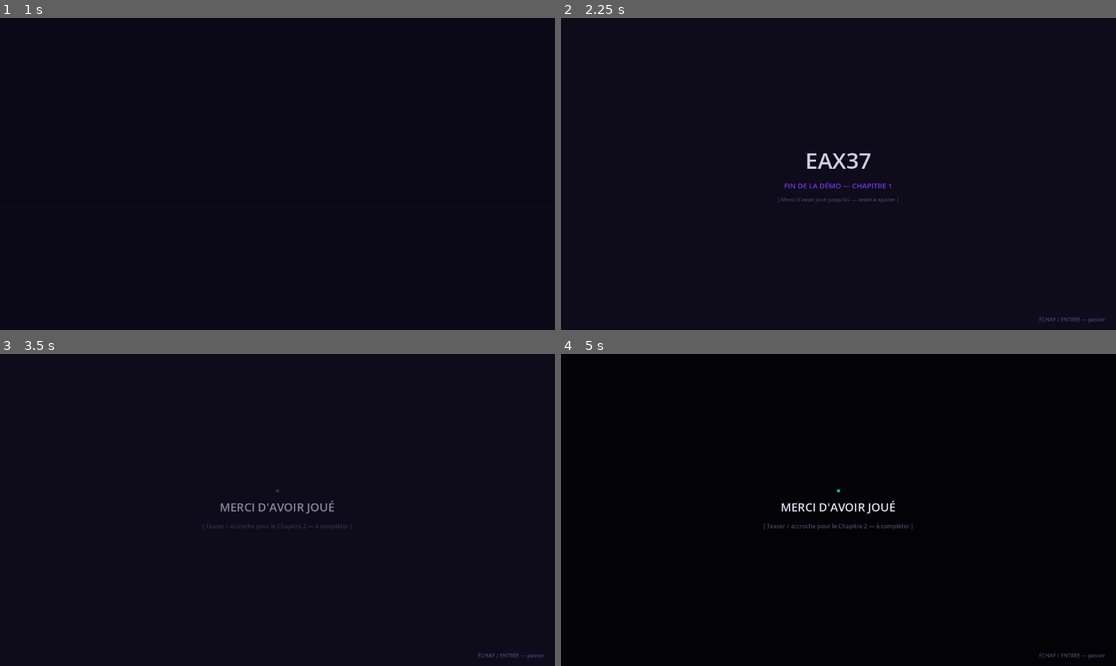
Above: before the commit, frames 1-4 (two rows, left to right).
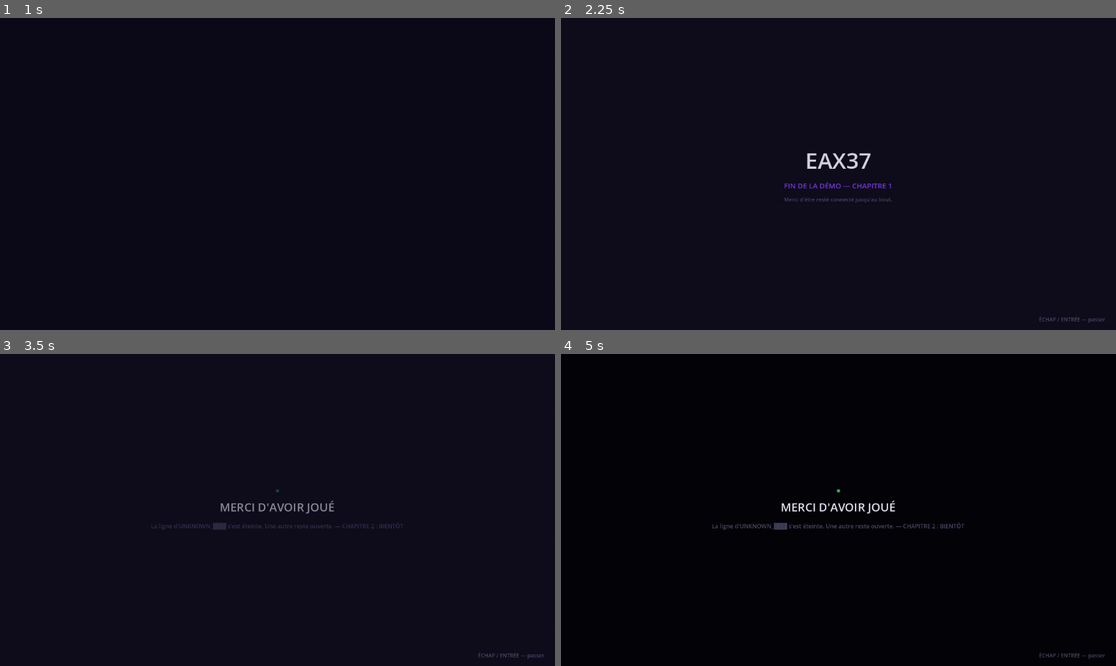
Above: after the commit, the same moments.

Repository: Nuzzload/eax37
Game: Godot game, scene res://cutscenes/credits.tscn
Two runs of this game, one before a commit and one after it. Both use one fixed random seed, a clock stepped at 60 frames per second and the inputs below. This scene is started directly instead of the project's main scene.
Inputs (mouse positions are in pixels of both pictures, inside the frame that each line leads up to):
- Up to frame 1 (1 s): tap Enter at 0.5, 0.6 s; move the mouse to (399, 158) at 0.52 s; hold Up from 0.53 s (still down); click (399, 158) at 0.67 s; tap Space at 0.77 s
- Up to frame 2 (2.25 s): release Up at 1.25 s; tap Space at 1.25 s; drag from (727, 189) to (810, 236) at 1.27 s; move the mouse to (894, 105) at 2.02 s; hold Up from 2.03 s (still down); tap L at 2.1 s
- Up to frame 3 (3.5 s): release Up at 2.75 s; drag from (249, 572) to (111, 463) at 2.77 s
- Up to frame 4 (5 s): move the mouse to (1005, 556) at 3.52 s; hold A 3.53-4.25 s; tap E at 3.6 s; tap Space at 3.77 s; tap Enter at 4.25 s; drag from (672, 463) to (755, 432) at 4.27 s

Frame 1 is identical in both runs. In frame 2, 0.1% of the frame differs, in the area x 39-61%, y 57-60%; in frame 3, 0.2%; in frame 4, 0.4%, in the area x 27-73%, y 53-57%.

Commit message:
feat(credits): finalise le générique de fin (équipe, encadrant, remerciements)

Diff:
--- a/cutscenes/credits.gd
+++ b/cutscenes/credits.gd
@@ -1,9 +1,6 @@
 # credits.gd
 # Attache à cutscenes/credits.tscn
 # Écran de fin de démo — générique de fin façon "EAX-OS" qui se déconnecte.
-#
-# ─── CONTENU À PERSONNALISER ─────────────────────────────────────────────────
-# Remplace les valeurs entre [ crochets ] ci-dessous et dans CREDITS_BLOCKS.
 extends Control
 
 const NEXT_SCENE := "res://ui/main_menu/MainMenu.tscn"
@@ -21,10 +18,10 @@
 # ── TEXTES — PLACEHOLDERS À REMPLIR ───────────────────────────────────────────
 const GAME_TITLE    := "EAX37"
 const END_HEADLINE  := "FIN DE LA DÉMO — CHAPITRE 1"
-const HEADLINE_SUB  := "[ Merci d'avoir joué jusqu'ici. — texte à ajuster ]"
+const HEADLINE_SUB  := "Merci d'être resté connecté jusqu'au bout."
 
 const FINAL_LINE  := "MERCI D'AVOIR JOUÉ"
-const TEASER_LINE := "[ Teaser / accroche pour le Chapitre 2 — à compléter ]"
+const TEASER_LINE := "La ligne d'UNKNOWN_▓▓▓ s'est éteinte. Une autre reste ouverte. — CHAPITRE 2 : BIENTÔT"
 
 # Générique défilant. Types disponibles :
 #   "section" — petit intitulé en majuscules, couleur accent
@@ -32,21 +29,24 @@
 #   "spacer"  — espace vertical, "h" = hauteur en px
 const CREDITS_BLOCKS := [
 	{"type": "spacer",  "h": 40},
-	{"type": "section", "text": "UN JEU DE"},
-	{"type": "name",    "text": "[ Prénom Nom ]", "big": true},
+	{"type": "section", "text": "UN PROJET DE L'ÉQUIPE"},
+	{"type": "name",    "text": "EAX37", "big": true},
 	{"type": "spacer",  "h": 70},
 
 	{"type": "section", "text": "DÉVELOPPEMENT & GAME DESIGN"},
-	{"type": "name",    "text": "[ Prénom Nom ]"},
+	{"type": "name",    "text": "Sakina Davoust — Terminal, narration & systèmes de jeu"},
+	{"type": "name",    "text": "Gianni Seccia — Environnement 3D & interface"},
+	{"type": "name",    "text": "Ismael Dhimene — Noyau OS & système de fenêtrage"},
 	{"type": "spacer",  "h": 50},
 
 	{"type": "section", "text": "ENCADREMENT"},
-	{"type": "name",    "text": "[ Nom de l'encadrant·e ]"},
+	{"type": "name",    "text": "Léo Chiron"},
 	{"type": "spacer",  "h": 50},
 
 	{"type": "section", "text": "REMERCIEMENTS"},
-	{"type": "name",    "text": "[ À compléter ]"},
-	{"type": "name",    "text": "[ À compléter ]"},
+	{"type": "name",    "text": "ESGI"},
+	{"type": "name",    "text": "Skolae"},
+	{"type": "name",    "text": "Toutes celles et ceux qui ont testé, encouragé, supporté"},
 	{"type": "spacer",  "h": 50},
 
 	{"type": "section", "text": "RÉALISÉ AVEC"},
